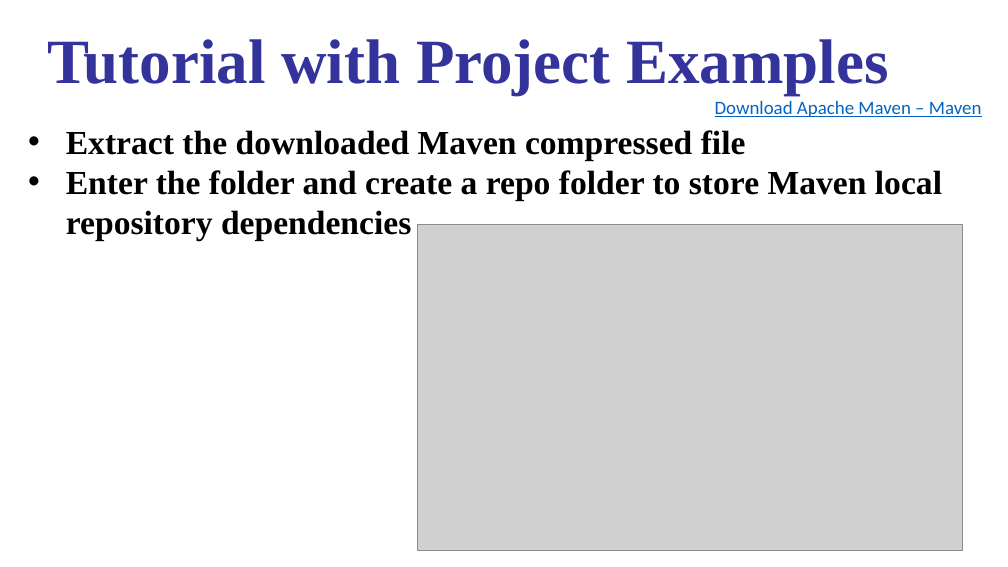
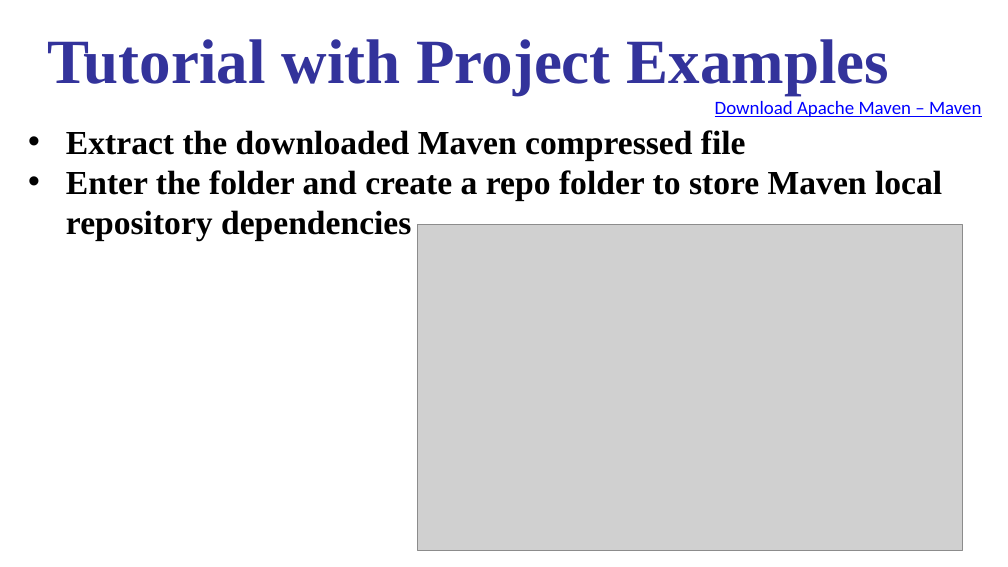
Before and after one commit to gongghao/database-labs, a slide deck: slide 9 of content/projects/project3/materials/Project_3.pptx. Drawn at 1008x567 pixels with LibreOffice and Linux fonts; fonts in the diff are those of the drawing; grey boxes stand for pictures. Boxes give left, top, right and bottom in pixels: in the first picture for what was removed or moved away, otherwise in the second. Text is boxed around its words. In the diff, an @@ line names an element or a change of style, - is before the commit and + after.

```diff
--- a/content/projects/project3/materials/Project_3.pptx
+++ b/content/projects/project3/materials/Project_3.pptx
@@ text "Download Apache Maven – Maven" at (715,101,982,117): text colour #0563C1 to #0000FF @@
```
Also in this commit, not shown: 21 other slides changed, 2 other files.
